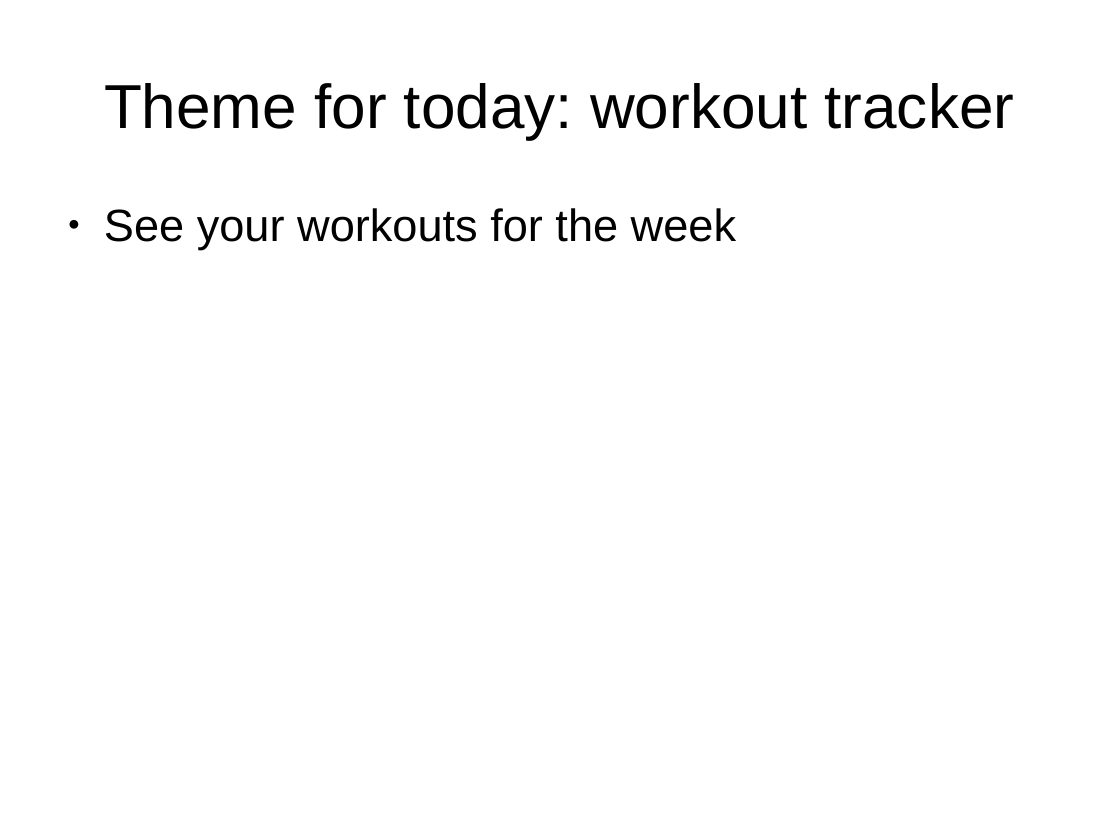
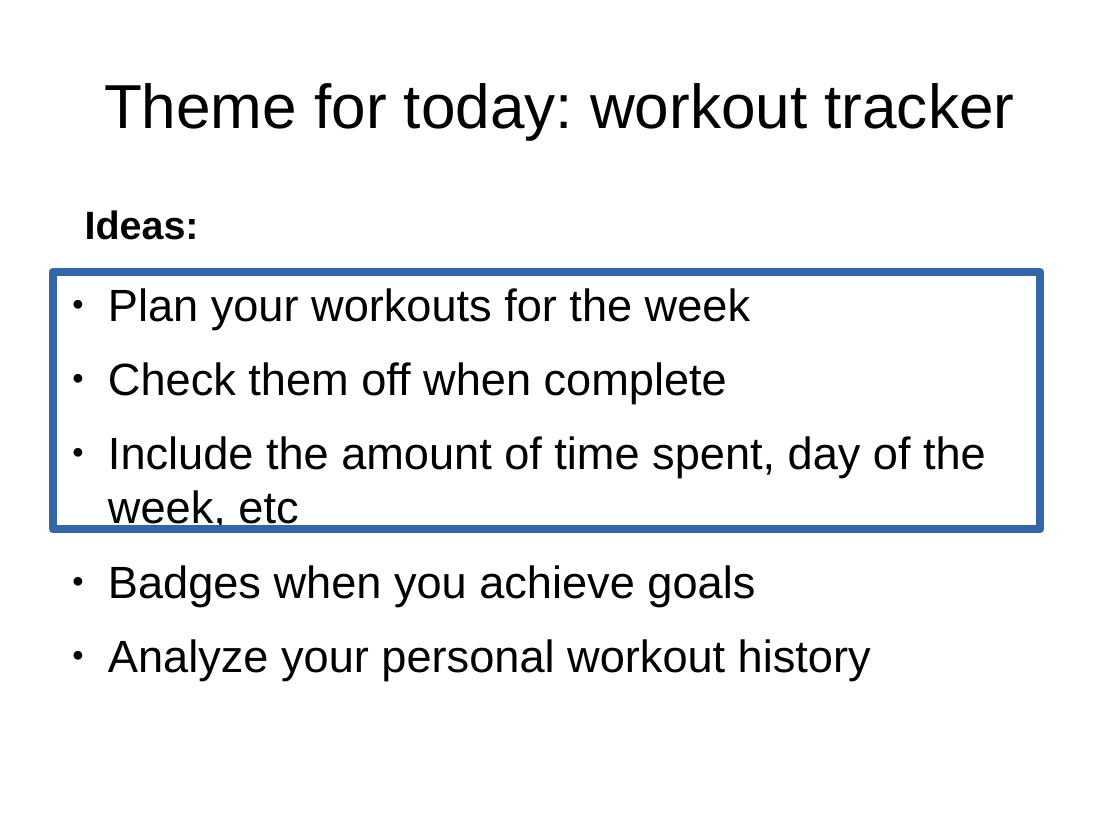
Before and after one commit to adasilva/intro_kivy, a slide deck: slide 3 of intro_kivy.odp. Drawn at 1120x840 pixels with LibreOffice and Linux fonts; fonts in the diff are those of the drawing. Boxes give left, top, right and bottom in pixels: in the first picture for what was removed or moved away, otherwise in the second. Text is boxed around its words. In the diff, an @@ line names an element or a change of style, - is before the commit and + after.

```diff
--- a/intro_kivy.odp
+++ b/intro_kivy.odp
@@ text added at [85, 210, 199, 240], 28 pt, text #000000, bold @@
+Ideas:
@@ rectangle added at [53, 272, 1041, 530], outline #3465A4 5.75 pt @@
@@ text at [108, 288, 986, 680]: text changed @@
-● See your workouts for the week
+● Plan your workouts for the week
+● Check them off when complete
+● Include the amount of time spent, day of the week, etc
+● Badges when you achieve goals
+● Analyze your personal workout history
```
Also in this commit, not shown: 3 other slides changed, 8 slides added, 1 other file.
